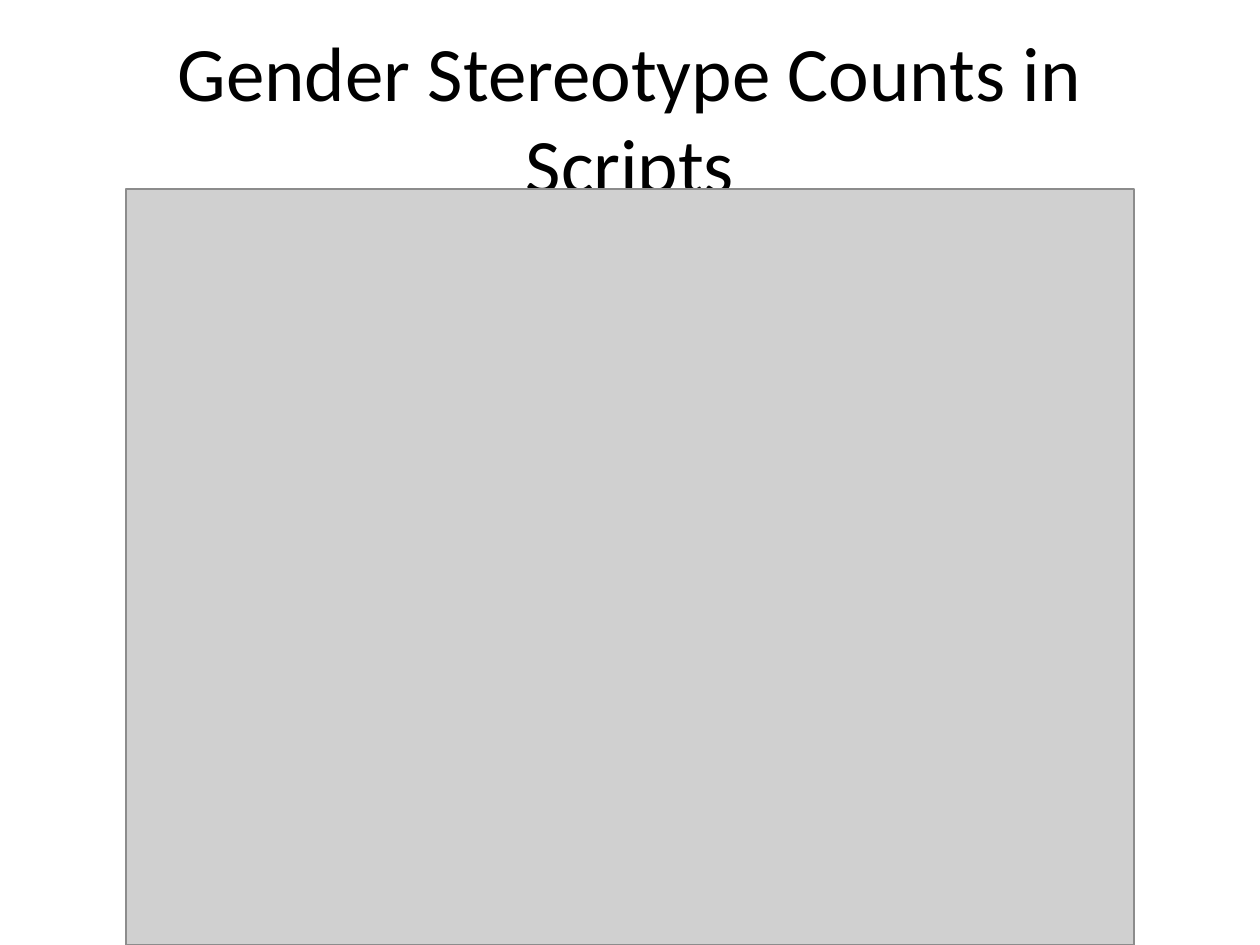
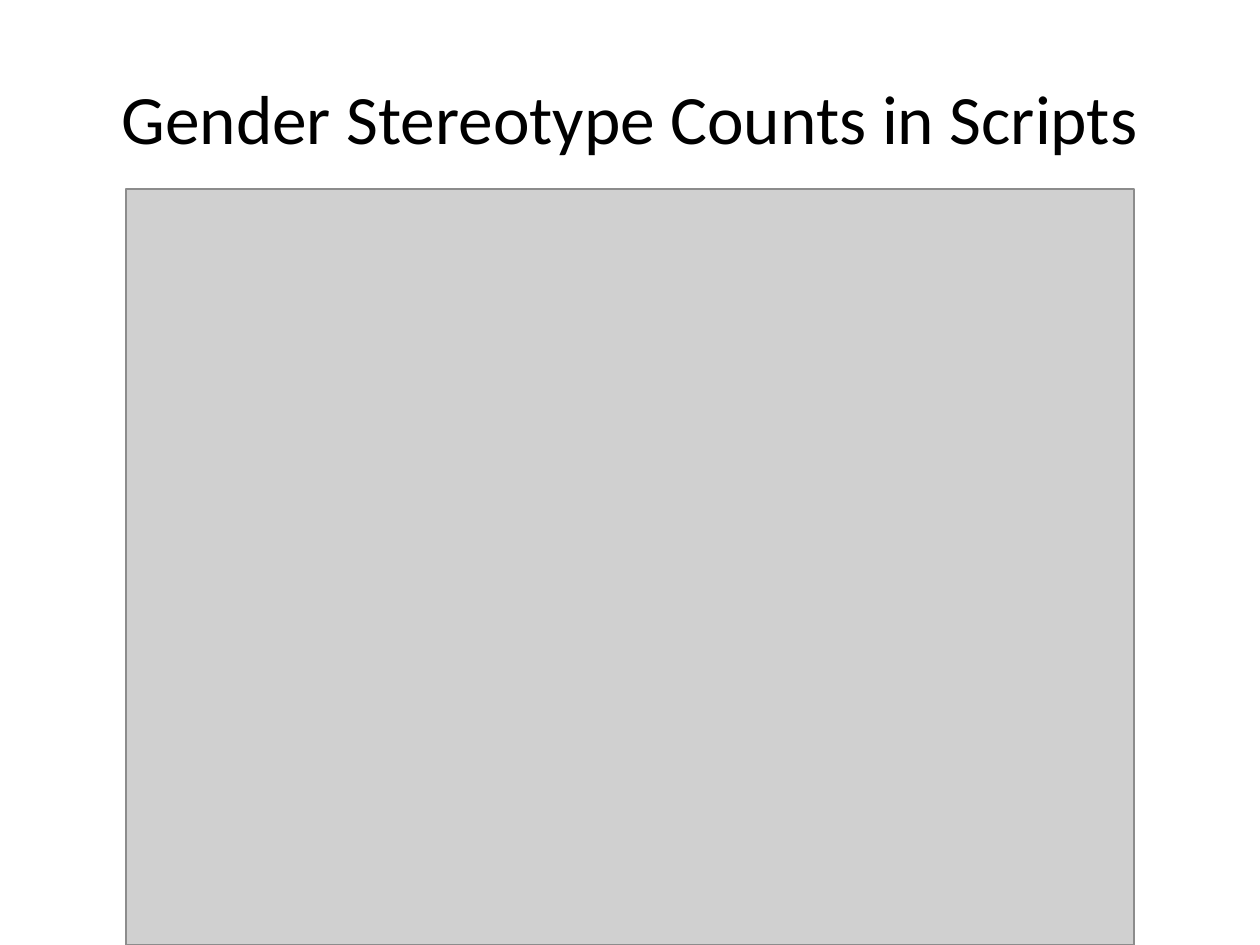
Before and after one commit to Rahulpy164/Semusiproject, a slide deck: slide 5 of Bollywood_Movie_Analysis_Presentation.pptx. Drawn at 1260x945 pixels with LibreOffice and Linux fonts; fonts in the diff are those of the drawing; grey boxes stand for pictures. Boxes give left, top, right and bottom in pixels: in the first picture for what was removed or moved away, otherwise in the second. Text is boxed around its words. In the diff, an @@ line names an element or a change of style, - is before the commit and + after.

```diff
--- a/Bollywood_Movie_Analysis_Presentation.pptx
+++ b/Bollywood_Movie_Analysis_Presentation.pptx
@@ title "Gender Stereotype Counts in Scripts" at [122, 96, 1137, 156]: size 44 to 39.6 pt @@
```
Also in this commit, not shown: 2 other slides changed, 1 slide added.
